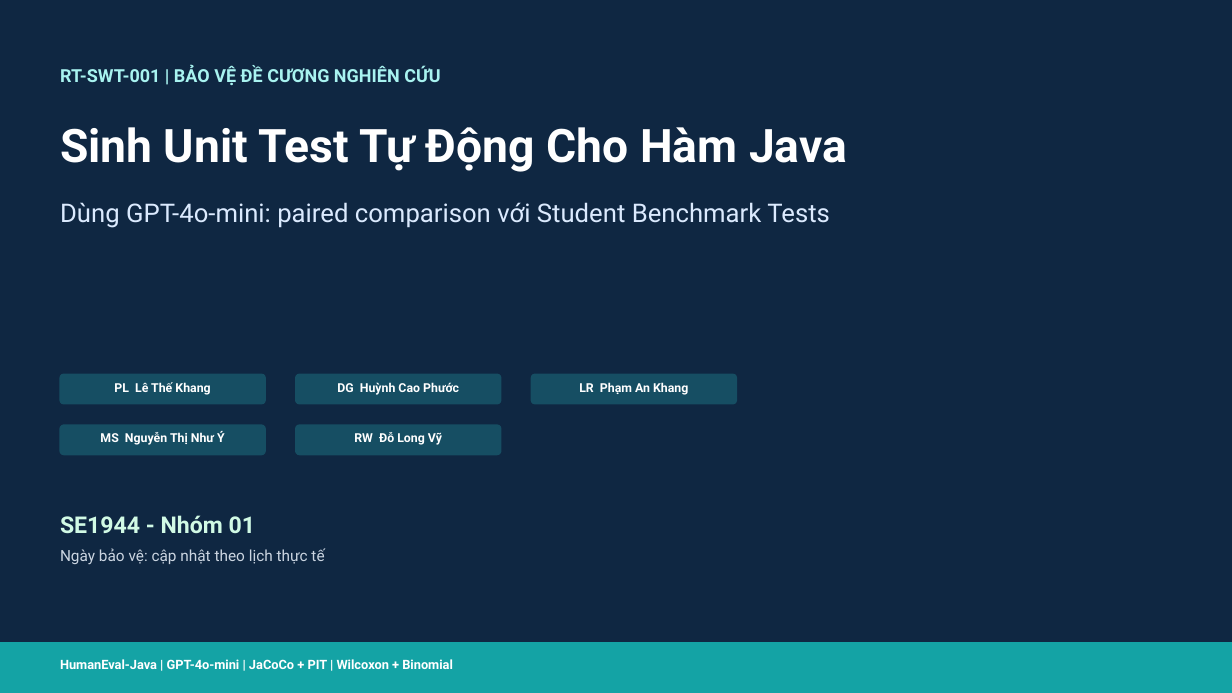
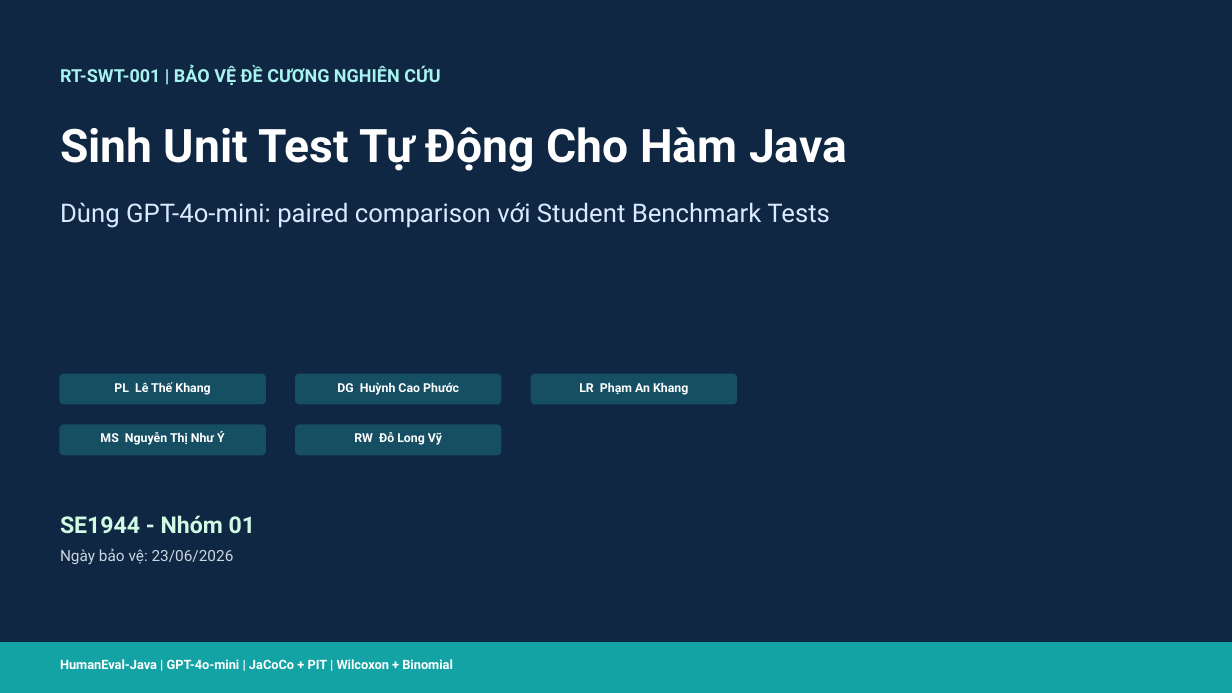
Before and after one commit to Khenggg/SE1944_LLM_Unit_Test_Generation, a slide deck: slide 1 of outputs/presentations/SE1944_research_proposal_defense.pptx. Drawn at 1232x693 pixels with LibreOffice and Linux fonts; fonts in the diff are those of the drawing. Boxes give left, top, right and bottom in pixels: in the first picture for what was removed or moved away, otherwise in the second. Text is boxed around its words. In the diff, an @@ line names an element or a change of style, - is before the commit and + after.

```diff
--- a/outputs/presentations/SE1944_research_proposal_defense.pptx
+++ b/outputs/presentations/SE1944_research_proposal_defense.pptx
@@ text at [60, 548, 234, 565]: text changed @@
-Ngày bảo vệ: cập nhật theo lịch thực tế
+Ngày bảo vệ: 23/06/2026
```
Also in this commit, not shown: 1 other slide changed, 1 other file.
